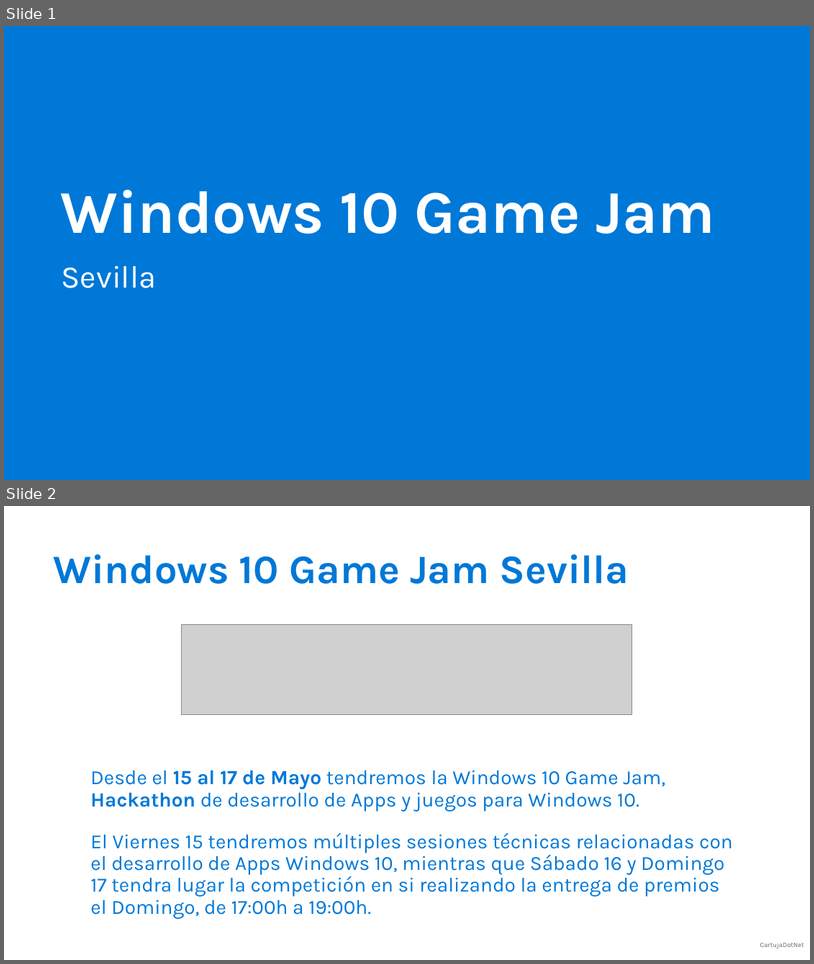
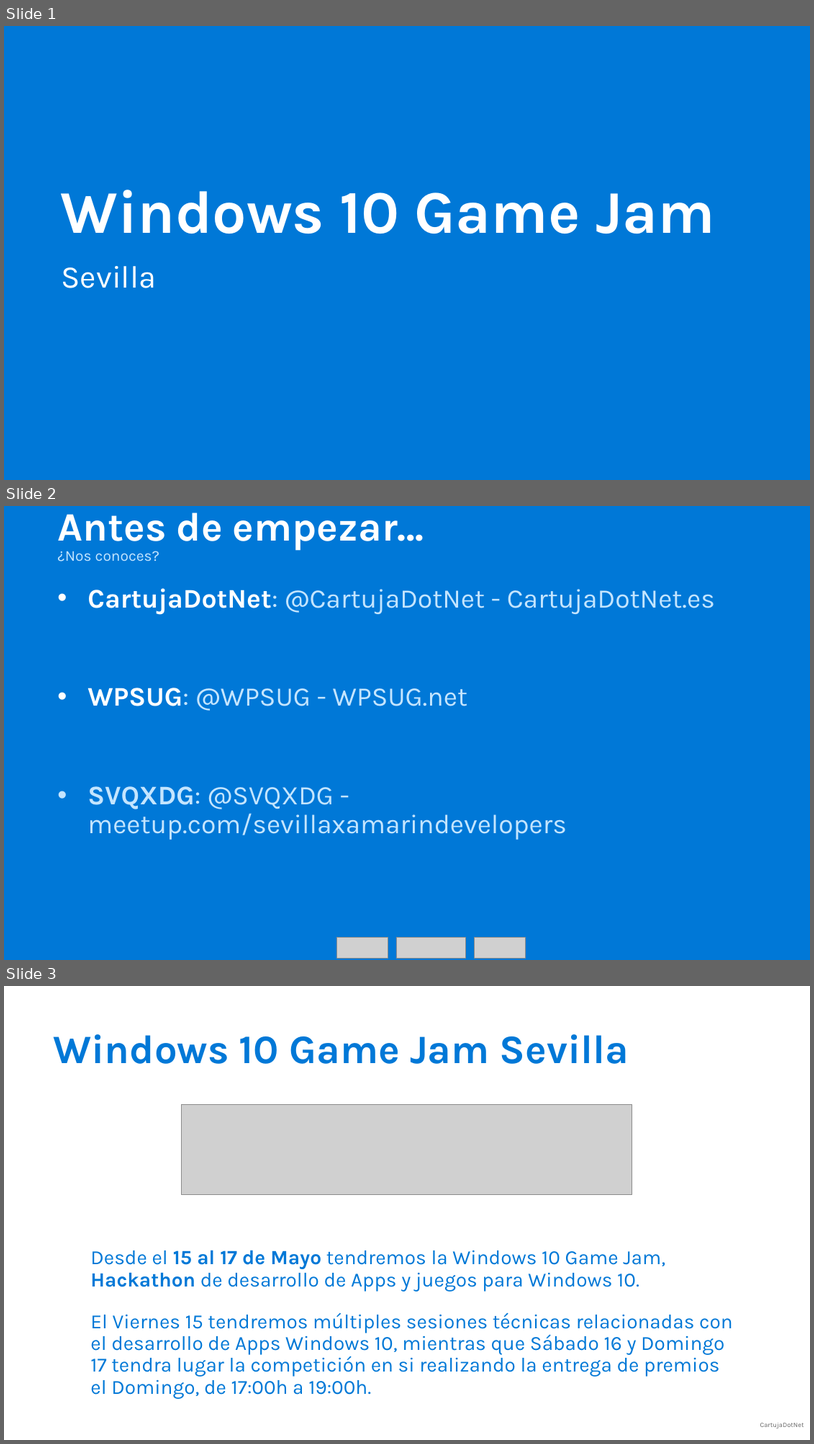
Before and after one commit to jsuarezruiz/Events, a slide deck: Windows 10 Game Jam/Windows 10 GameJam Sevilla.pptx. Shown one above the other, each under a label of ours: slides 1 and 2 before the commit, slides 1, 2 and 3 after it. The pictures are 814x964 and 814x1444 pixels, drawn with LibreOffice and Linux fonts; fonts in the diff are those of the drawing; grey boxes stand for pictures; background and template pictures are left out. Boxes give left, top, right and bottom in pixels: in the first picture for what was removed or moved away, otherwise in the second. Text is boxed around its words. In the diff, an @@ line names an element or a change of style, - is before the commit and + after.

```diff
--- a/Windows 10 Game Jam/Windows 10 GameJam Sevilla.pptx
+++ b/Windows 10 Game Jam/Windows 10 GameJam Sevilla.pptx
@@ slide 2 added at [4,506,810,960], background #0078D7 @@
@@ text added at [57,512,424,551], 48 pt, text #FFFFFF, bold @@
+Antes de empezar…
@@ text added at [57,551,715,839], 32 pt, text #C4E5FF @@
+¿Nos conoces?
+• CartujaDotNet: @CartujaDotNet - CartujaDotNet.es
+• WPSUG: @WPSUG - WPSUG.net
+• SVQXDG: @SVQXDG - meetup.com/sevillaxamarindevelopers
@@ picture added at [337,937,388,958] @@
@@ picture added at [396,937,466,958] @@
@@ picture added at [474,937,525,957] @@
@@ what was slide 2 is now slide 3 @@
```
Also in this commit, not shown: 2 slides changed.
